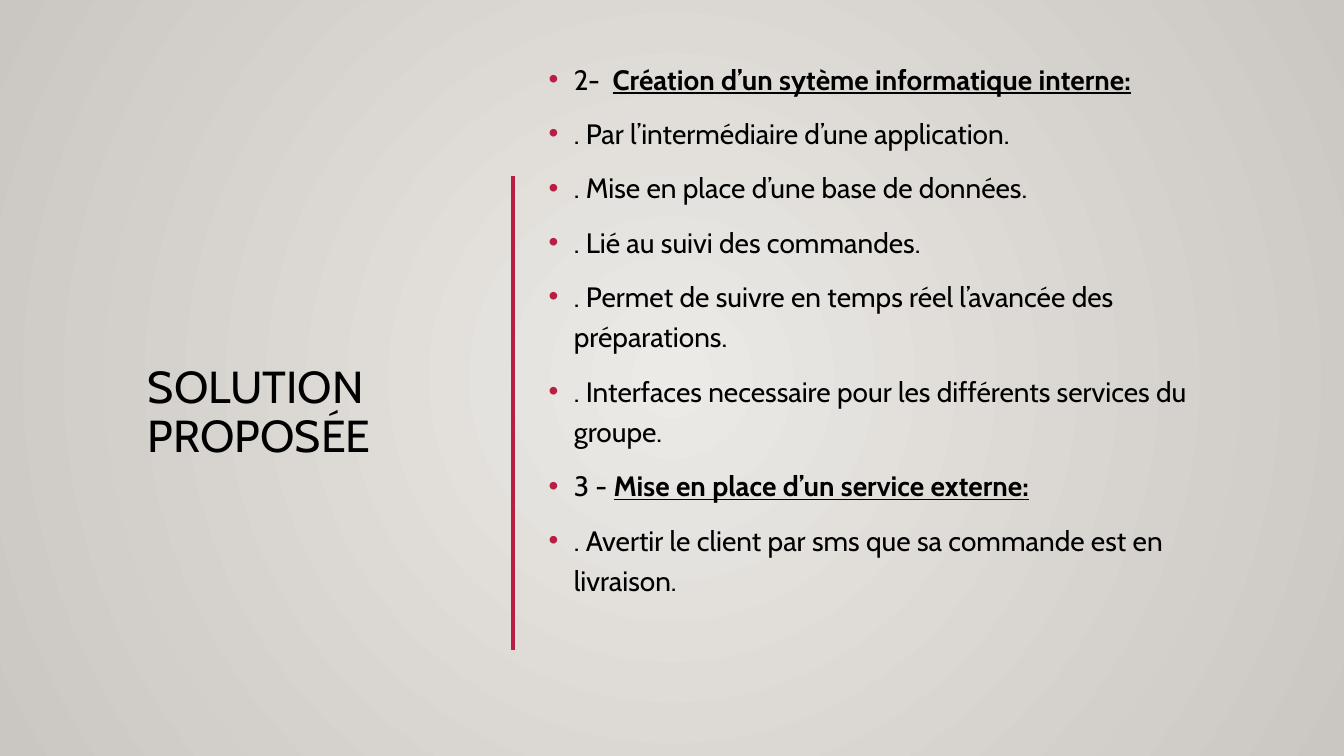
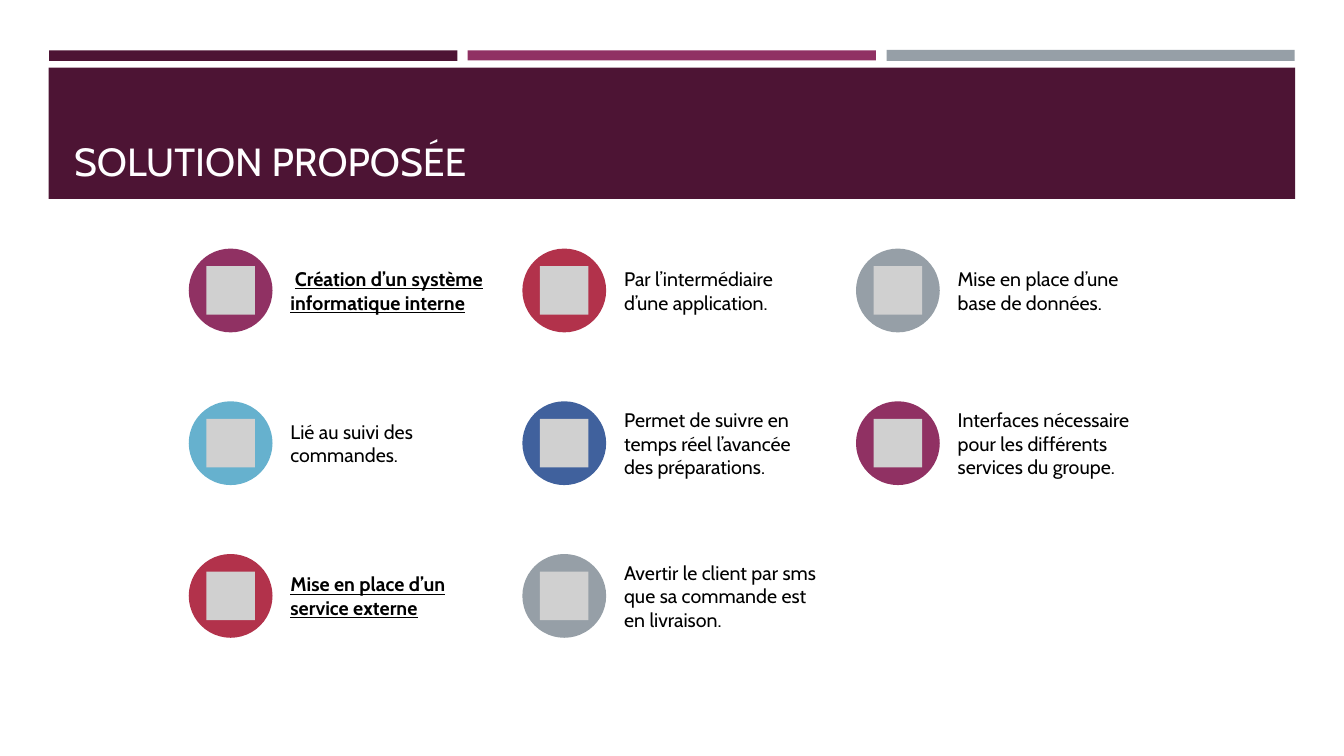
Before and after one commit to Habib-Bah/Projet4, a slide deck: slide 7 of Présentation Pour OC PIZZA.pptx (slide 6 before the commit). Drawn at 1344x756 pixels with LibreOffice and Linux fonts; fonts in the diff are those of the drawing; grey boxes stand for pictures; background and template pictures are left out. Boxes give left, top, right and bottom in pixels: in the first picture for what was removed or moved away, otherwise in the second. Text is boxed around its words. In the diff, an @@ line names an element or a change of style, - is before the commit and + after.

```diff
--- a/Présentation Pour OC PIZZA.pptx
+++ b/Présentation Pour OC PIZZA.pptx
@@ background gradient #ECEAE7 to #CAC7C1 to #FFFFFF @@
@@ rectangle removed at <box>0,0,1344,756</box> @@
@@ rectangle added at <box>49,50,458,60</box>, fill #4D1434 @@
@@ rectangle added at <box>468,50,876,60</box>, fill #903163 @@
@@ rectangle added at <box>886,50,1295,62</box>, fill #969FA7 @@
@@ rectangle added at <box>48,68,1296,199</box>, fill #4D1434 @@
@@ title "SOLUTION PROPOSÉE": place and size @@
-title "SOLUTION PROPOSÉE" at <box>148,371,371,453</box>
+title "SOLUTION PROPOSÉE" at <box>74,142,467,177</box>
@@ title "SOLUTION PROPOSÉE" at <box>74,142,467,177</box>: size 32 to 28 pt, text colour #000000 to #FFFEFF; line spacing 0.9 to 1; vertical alignment middle to bottom @@
@@ text removed at <box>574,69,1186,592</box> @@
-• 2- Création d’un sytème informatique interne:
-• . Par l’intermédiaire d’une application.
-• . Mise en place d’une base de données.
-• . Lié au suivi des commandes.
-• . Permet de suivre en temps réel l’avancée des préparations.
-• . Interfaces necessaire pour les différents services du groupe.
-• 3 - Mise en place d’un service externe:
-• . Avertir le client par sms que sa commande est en livraison.
@@ line removed from (513, 176) to (513, 650) @@
@@ line removed from (160, 204) to (1220, 204) @@
@@ rectangle removed at <box>0,223,1344,676</box> @@
@@ group added at <box>189,249,1129,638</box>: 8 ellipses, 8 pictures, 8 texts @@
+Création d’un système informatique interne
+Par l’intermédiaire d’une application.
+Mise en place d’une base de données.
+Lié au suivi des commandes.
+Permet de suivre en temps réel l’avancée des préparations.
+Interfaces nécessaire pour les différents services du groupe.
+Mise en place d’un service externe
+Avertir le client par sms que sa commande est en livraison.
@@ line removed from (0, 676) to (1344, 676) @@
```
Also in this commit, not shown: 1 other slide changed, 7 slides added, 5 slides removed, 16 other files.
